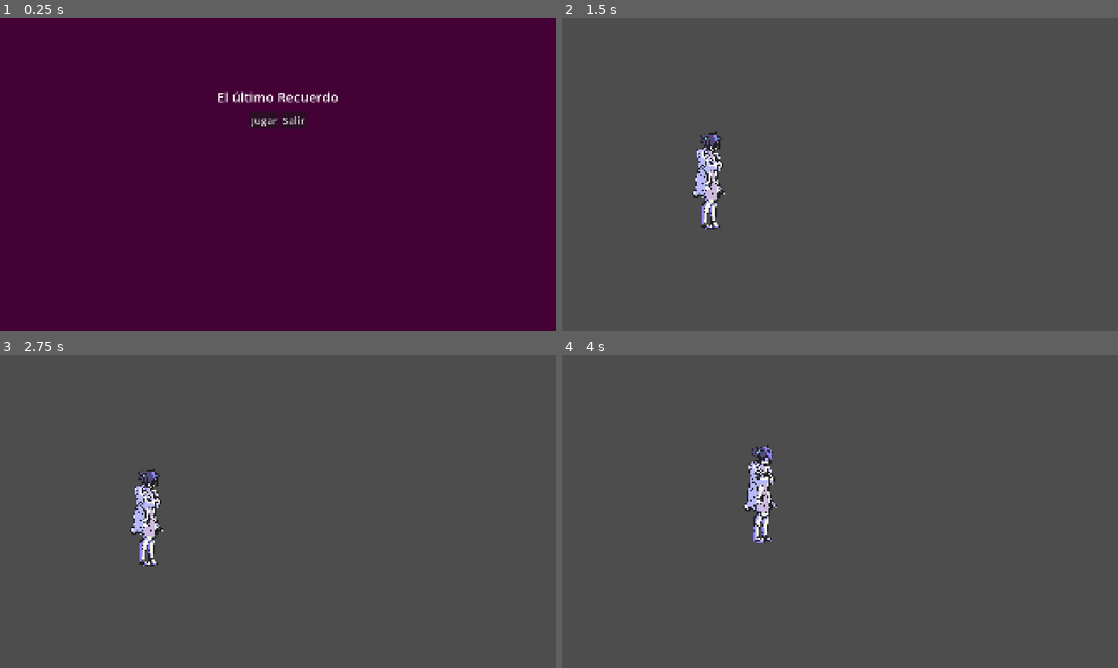
Above: before the commit, frames 1-4 (two rows, left to right).
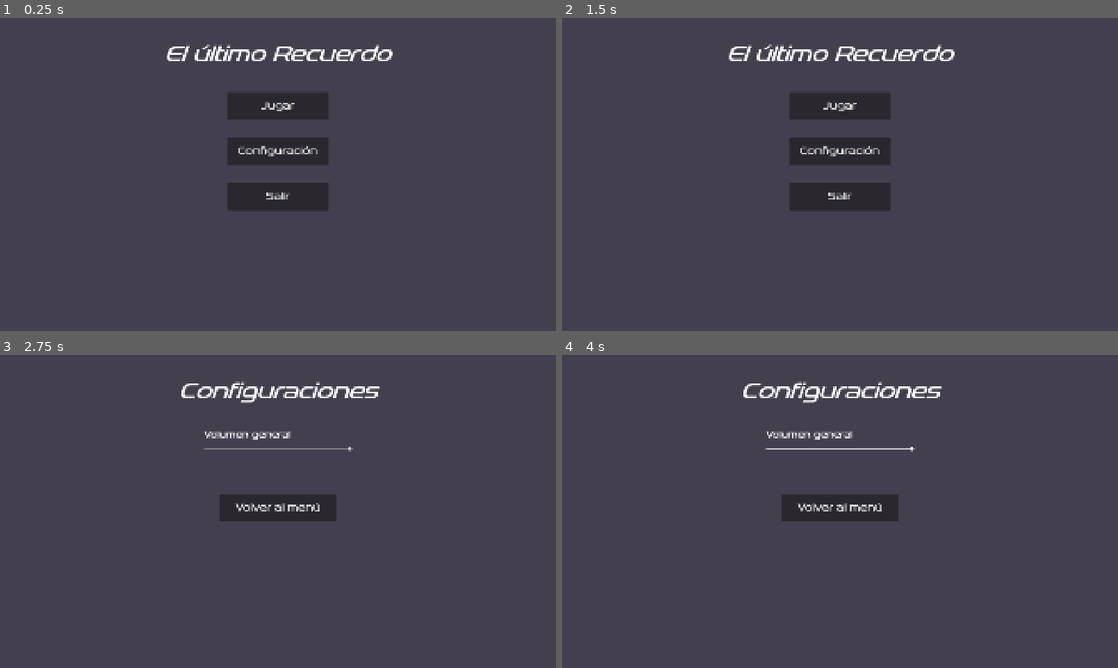
Above: after the commit, the same moments.

Repository: empanad4z/WOMEN-GAME-JAM-2026
Game: Godot game, scene res://scenes/main.tscn
The game is run twice, just before and just after one commit, with the same random seed, the same clock (stepped at 60 frames per second) and the same inputs. Sound files missing from this copy of the repository are replaced by a short silence.
Inputs (mouse positions are in pixels of both pictures, inside the frame that each line leads up to):
- Up to frame 1 (0.25 s): no input
- Up to frame 2 (1.5 s): click (840, 152) at 0.5 s, where only the run after the commit has a clickable "Configuración"; click "Jugar" (after the commit: "Volver al menú") at 1.25 s
- Up to frame 3 (2.75 s): click (278, 489) at 2 s, where only the run after the commit has a clickable "Configuración"
- Up to frame 4 (4 s): tap Enter (ui_accept) at 2.75 s; move the mouse to (962, 495) at 2.77 s; hold Right (move_right) 2.78-3.5 s; tap X (attack) at 2.85 s; click (962, 495) at 2.92 s; tap Z (jump) at 3.02 s; drag from (728, 527) to (817, 442) at 3.52 s

The runs differ from the first frame. In frame 1, 100% of the frame differs, in the area x 0-100%, y 0-100%; in frame 2, 6.7%; in frame 3, 4.0%; in frame 4, 4.0%.

Commit message:
feat: added volume slider, track to main menu and global music manager to avoid starting over the same track when switching scenes

Diff:
--- /dev/null
+++ b/default_bus_layout.tres
@@ -0,0 +1,10 @@
+[gd_resource type="AudioBusLayout" format=3 uid="uid://cdmpsttpb26v2"]
+
+[resource]
+bus/0/volume_db = 0.26501846
+bus/1/name = &"Music"
+bus/1/solo = false
+bus/1/mute = false
+bus/1/bypass_fx = false
+bus/1/volume_db = 0.0
+bus/1/send = &"Master"
--- a/project.godot
+++ b/project.godot
@@ -15,11 +15,16 @@
 config/features=PackedStringArray("4.7", "GL Compatibility")
 config/icon="res://icon.svg"
 
+[audio]
+
+buses/default_bus_layout="uid://cdmpsttpb26v2"
+
 [autoload]
 
 DialogueManager="*uid://cqg224sl3xdc8"
 Dialogues="*uid://oa7ern1ejy04"
 GameState="*uid://buh7y2vlu502q"
+MusicManager="*uid://cwelvqxhveod8"
 
 [display]
 
@@ -62,7 +67,7 @@
 
 [internationalization]
 
-locale/translations_pot_files=PackedStringArray("res://dialogues/Prueba.dialogue")
+locale/translations_pot_files=PackedStringArray("res://dialogues/Prueba.dialogue", "res://dialogues/level1/after_combat.dialogue", "res://dialogues/level1/memory.dialogue", "res://dialogues/level1/terminal.dialogue")
 
 [layer_names]
 
--- /dev/null
+++ b/scenes/config.tscn
@@ -0,0 +1,69 @@
+[gd_scene format=3 uid="uid://dqa44f63bi8e4"]
+
+[ext_resource type="Script" uid="uid://cq5hrjglxr7ub" path="res://scripts/config.gd" id="1_0d2gn"]
+[ext_resource type="FontFile" uid="uid://cu2hb6fsntmgt" path="res://assets/fonts/snasm.light-italic.otf" id="1_vvbjn"]
+[ext_resource type="FontFile" uid="uid://do6ewm13dxcpi" path="res://assets/fonts/snasm.light.otf" id="2_0d2gn"]
+
+[node name="Node2D" type="Control" unique_id=1650503252]
+layout_mode = 3
+anchors_preset = 0
+script = ExtResource("1_0d2gn")
+
+[node name="ColorRect" type="ColorRect" parent="." unique_id=1299182250]
+layout_mode = 1
+anchors_preset = 15
+anchor_right = 1.0
+anchor_bottom = 1.0
+offset_right = 1920.0
+offset_bottom = 1080.0
+grow_horizontal = 2
+grow_vertical = 2
+color = Color(0.2627451, 0.24705882, 0.30588236, 1)
+
+[node name="Label" type="Label" parent="." unique_id=1372007903]
+layout_mode = 0
+offset_left = 448.0
+offset_top = 64.0
+offset_right = 1472.0
+offset_bottom = 192.0
+theme_override_fonts/font = ExtResource("1_vvbjn")
+theme_override_font_sizes/font_size = 76
+text = "Configuraciones"
+horizontal_alignment = 1
+vertical_alignment = 1
+
+[node name="VBoxContainer" type="VBoxContainer" parent="." unique_id=1590735179]
+layout_mode = 0
+offset_left = 704.0
+offset_top = 256.0
+offset_right = 1216.0
+offset_bottom = 336.0
+theme_override_constants/separation = 16
+
+[node name="Label" type="Label" parent="VBoxContainer" unique_id=1398613398]
+layout_mode = 2
+theme_override_fonts/font = ExtResource("2_0d2gn")
+theme_override_font_sizes/font_size = 32
+text = "Volumen general"
+
+[node name="HSlider" type="HSlider" parent="VBoxContainer" unique_id=89087899]
+custom_minimum_size = Vector2(512, 24)
+layout_mode = 2
+max_value = 1.0
+step = 0.001
+
+[node name="Jugar" type="Button" parent="." unique_id=941831199]
+custom_minimum_size = Vector2(400, 0)
+layout_mode = 0
+offset_left = 760.0
+offset_top = 480.0
+offset_right = 1160.0
+offset_bottom = 576.0
+size_flags_horizontal = 4
+theme_override_fonts/font = ExtResource("2_0d2gn")
+theme_override_font_sizes/font_size = 36
+text = "Volver al menú"
+vertical_icon_alignment = 0
+
+[connection signal="value_changed" from="VBoxContainer/HSlider" to="." method="_on_h_slider_value_changed"]
+[connection signal="pressed" from="Jugar" to="." method="_on_boton_volver_pressed"]
--- a/scenes/mainmenu.tscn
+++ b/scenes/mainmenu.tscn
@@ -1,6 +1,8 @@
 [gd_scene format=3 uid="uid://b5x6cn1wmnpkx"]
 
 [ext_resource type="Script" uid="uid://civget4gv18wk" path="res://scripts/main_menu.gd" id="1_5mbse"]
+[ext_resource type="FontFile" uid="uid://cu2hb6fsntmgt" path="res://assets/fonts/snasm.light-italic.otf" id="2_85riq"]
+[ext_resource type="FontFile" uid="uid://do6ewm13dxcpi" path="res://assets/fonts/snasm.light.otf" id="3_r3g3c"]
 
 [node name="Mainmenu" type="Control" unique_id=459089265]
 layout_mode = 3
@@ -18,45 +20,58 @@
 anchor_bottom = 1.0
 grow_horizontal = 2
 grow_vertical = 2
-color = Color(0.26084724, 0.0033617646, 0.21160316, 1)
+color = Color(0.2627451, 0.24705882, 0.30588236, 1)
 
-[node name="VBoxContainer" type="VBoxContainer" parent="." unique_id=328870287]
-custom_minimum_size = Vector2(650, 600)
-layout_mode = 1
-anchors_preset = 8
-anchor_left = 0.5
-anchor_top = 0.5
-anchor_right = 0.5
-anchor_bottom = 0.5
-offset_left = -4.0
-offset_top = -17.5
-offset_right = 4.0
-offset_bottom = 17.5
-grow_horizontal = 2
-grow_vertical = 2
-theme_override_constants/separation = 20
-
-[node name="Label" type="Label" parent="VBoxContainer" unique_id=1147238264]
-layout_mode = 2
-theme_override_font_sizes/font_size = 46
+[node name="Label" type="Label" parent="." unique_id=1147238264]
+layout_mode = 0
+offset_left = 448.0
+offset_top = 64.0
+offset_right = 1472.0
+offset_bottom = 192.0
+theme_override_fonts/font = ExtResource("2_85riq")
+theme_override_font_sizes/font_size = 76
 text = "El último Recuerdo"
 horizontal_alignment = 1
 vertical_alignment = 1
 
-[node name="HBoxContainer" type="HBoxContainer" parent="VBoxContainer" unique_id=1907921788]
-layout_mode = 2
-theme_override_constants/separation = 10
+[node name="HBoxContainer" type="VBoxContainer" parent="." unique_id=1570849536]
+layout_mode = 0
+offset_left = 640.0
+offset_top = 256.0
+offset_right = 1280.0
+offset_bottom = 458.0
+theme_override_constants/separation = 60
 alignment = 1
 
-[node name="Jugar" type="Button" parent="VBoxContainer/HBoxContainer" unique_id=1689521179]
+[node name="Jugar" type="Button" parent="HBoxContainer" unique_id=1689521179]
+custom_minimum_size = Vector2(350, 0)
 layout_mode = 2
+size_flags_horizontal = 4
+theme_override_fonts/font = ExtResource("3_r3g3c")
 theme_override_font_sizes/font_size = 36
 text = "Jugar"
+vertical_icon_alignment = 0
 
-[node name="Salir" type="Button" parent="VBoxContainer/HBoxContainer" unique_id=934105958]
+[node name="Configuraciones" type="Button" parent="HBoxContainer" unique_id=934105958]
+custom_minimum_size = Vector2(350, 0)
 layout_mode = 2
+size_flags_horizontal = 4
+size_flags_vertical = 3
+theme_override_fonts/font = ExtResource("3_r3g3c")
+theme_override_font_sizes/font_size = 36
+text = "Configuración"
+vertical_icon_alignment = 0
+
+[node name="Salir" type="Button" parent="HBoxContainer" unique_id=2078083510]
+custom_minimum_size = Vector2(350, 0)
+layout_mode = 2
+size_flags_horizontal = 4
+size_flags_vertical = 3
+theme_override_fonts/font = ExtResource("3_r3g3c")
 theme_override_font_sizes/font_size = 36
 text = "Salir"
+vertical_icon_alignment = 0
 
-[connection signal="pressed" from="VBoxContainer/HBoxContainer/Jugar" to="." method="_on_boton_jugar_pressed"]
-[connection signal="pressed" from="VBoxContainer/HBoxContainer/Salir" to="." method="_on_boton_salir_pressed"]
+[connection signal="pressed" from="HBoxContainer/Jugar" to="." method="_on_boton_jugar_pressed"]
+[connection signal="pressed" from="HBoxContainer/Configuraciones" to="." method="_on_boton_config_pressed"]
+[connection signal="pressed" from="HBoxContainer/Salir" to="." method="_on_boton_salir_pressed"]
--- /dev/null
+++ b/scenes/music_manager.tscn
@@ -0,0 +1,11 @@
+[gd_scene format=3 uid="uid://cwelvqxhveod8"]
+
+[ext_resource type="Script" uid="uid://da4qb5wqfemyj" path="res://scripts/music_manager.gd" id="1_hetdf"]
+[ext_resource type="AudioStream" uid="uid://dk2vyjfbkdfgq" path="res://assets/audio/menu.ogg" id="2_jd6i5"]
+
+[node name="MusicManager" type="Node" unique_id=583503426]
+script = ExtResource("1_hetdf")
+
+[node name="AudioStreamPlayer" type="AudioStreamPlayer" parent="." unique_id=100999598]
+stream = ExtResource("2_jd6i5")
+bus = &"Music"
--- /dev/null
+++ b/scripts/config.gd
@@ -0,0 +1,13 @@
+extends Control
+
+var music = AudioServer.get_bus_index("Music")
+
+func _ready() -> void:
+	MusicManager.play_track(preload("res://assets/audio/menu.ogg"))
+	$VBoxContainer/HSlider.value = AudioServer.get_bus_volume_linear(music)
+
+func _on_boton_volver_pressed() -> void:
+	get_tree().change_scene_to_file("res://scenes/mainmenu.tscn")
+
+func _on_h_slider_value_changed(value: float) -> void:
+	AudioServer.set_bus_volume_db(music, linear_to_db(value))
--- a/scripts/main_menu.gd
+++ b/scripts/main_menu.gd
@@ -1,10 +1,16 @@
 extends Control
+
+func _ready() -> void:
+	MusicManager.play_track(preload("res://assets/audio/menu.ogg"))
 
 func _on_boton_jugar_pressed() -> void:
 	GameState.new_game()
 	# Cambiar a ejemplo "res://scenes/Map1.tscn" por la ruta exacta del primer nivel
 	get_tree().change_scene_to_file("res://scenes/tests/test_player.tscn")
 
+func _on_boton_config_pressed() -> void:
+	get_tree().change_scene_to_file("res://scenes/config.tscn")
+
 func _on_boton_salir_pressed() -> void:
 	# Cierra la aplicación/juego por completo
 	get_tree().quit()
--- /dev/null
+++ b/scripts/music_manager.gd
@@ -0,0 +1,10 @@
+extends Node
+
+@onready var player: AudioStreamPlayer = $AudioStreamPlayer
+
+# Cambia de musica solo si no es lo que ya estaba sonando.
+func play_track(stream: AudioStream) -> void:
+	if player.stream == stream and player.playing:
+		return
+	player.stream = stream
+	player.play()
Not shown, added: assets/audio/menu master.wav.import
Not shown, added: assets/audio/menu.ogg.import
Binary file added: assets/fonts/snasm.light-italic.otf
Not shown, added: assets/fonts/snasm.light-italic.otf.import
Binary file added: assets/fonts/snasm.light.otf
Not shown, added: assets/fonts/snasm.light.otf.import
Not shown, added: scripts/config.gd.uid
Not shown, added: scripts/music_manager.gd.uid
Not shown, added: assets/audio/menu master.wav
Not shown, added: assets/audio/menu.ogg
